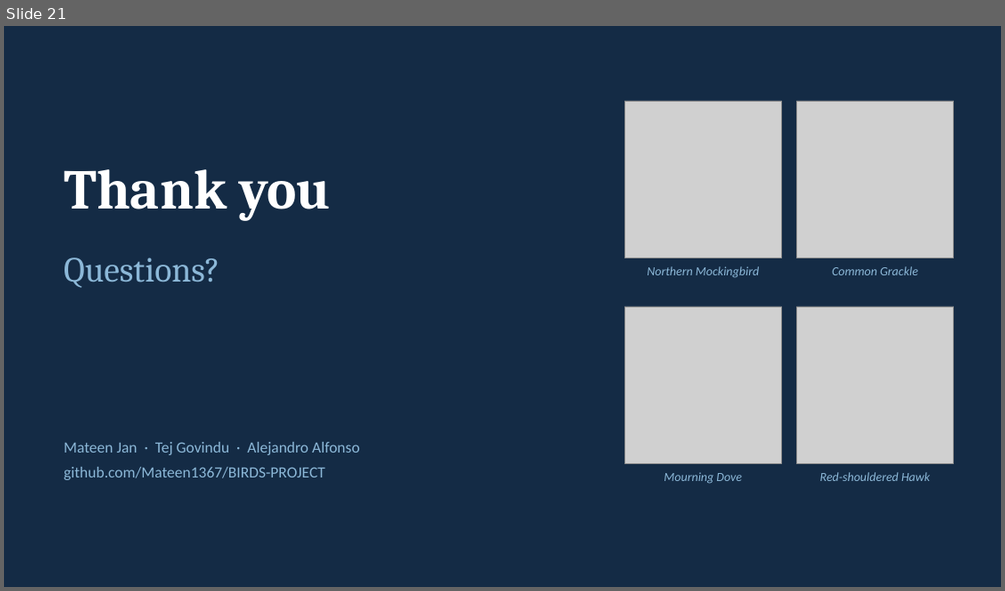
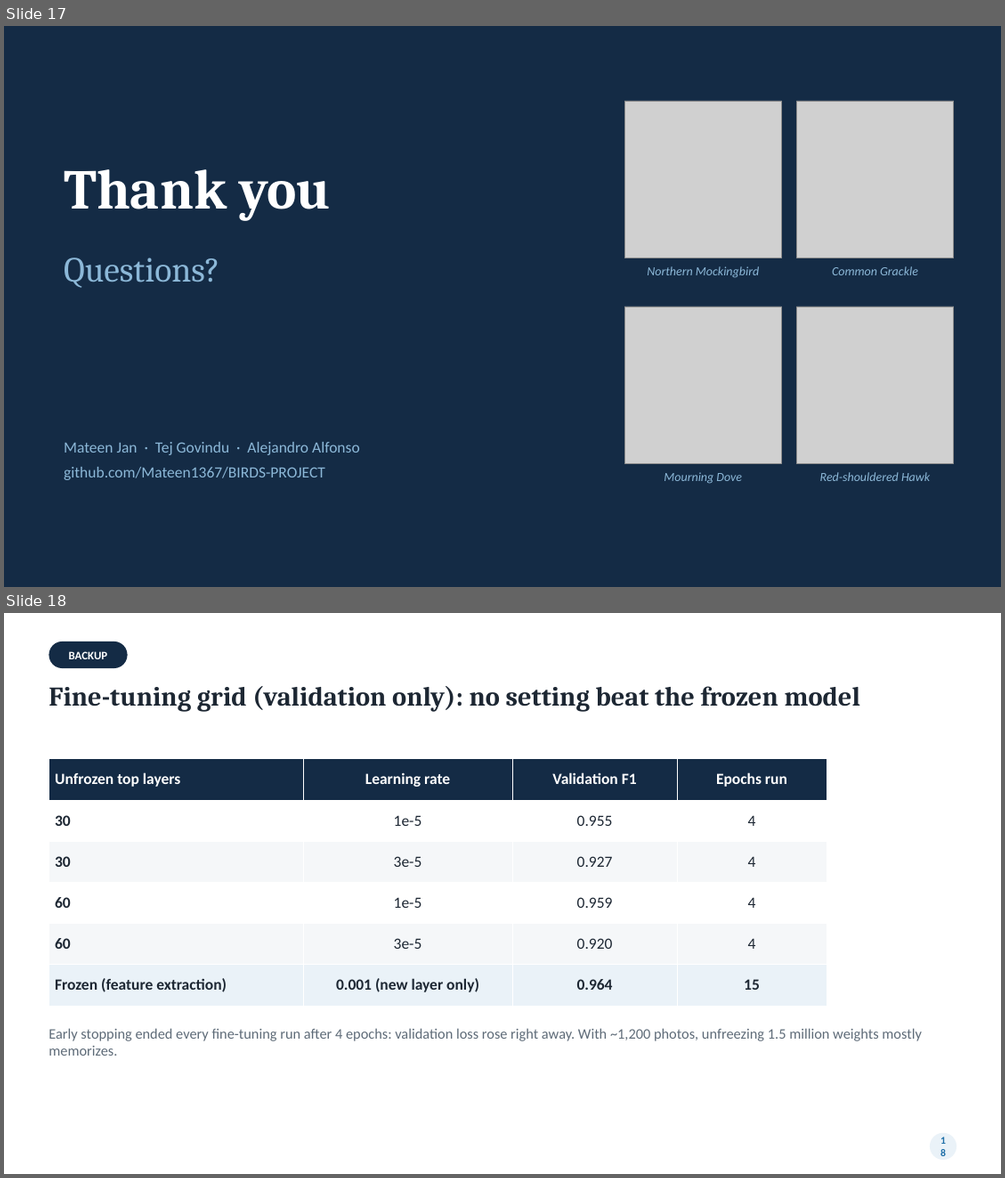
Before and after one commit to Mateen1367/BIRDS-PROJECT, a slide deck: reports/WhichTexasBird_Presentation.pptx. Shown one above the other, each under a label of ours: slide 21 before the commit, slides 17 and 18 after it. The pictures are 1005x591 and 1005x1178 pixels, drawn with LibreOffice and Linux fonts; fonts in the diff are those of the drawing; grey boxes stand for pictures. Boxes give left, top, right and bottom in pixels: in the first picture for what was removed or moved away, otherwise in the second. Text is boxed around its words. In the diff, an @@ line names an element or a change of style, - is before the commit and + after.

```diff
--- a/reports/WhichTexasBird_Presentation.pptx
+++ b/reports/WhichTexasBird_Presentation.pptx
@@ slide 18 added at (x1=4, y1=613, x2=1001, y2=1174), background #FFFFFF @@
@@ rounded rectangle added at (x1=48, y1=641, x2=128, y2=668), fill #142B45, 11 pt, text #FFFFFF, bold @@
+BACKUP
@@ text added at (x1=48, y1=686, x2=860, y2=711), 26 pt, text #1D2733, bold @@
+Fine-tuning grid (validation only): no setting beat the frozen model
@@ table added at (x1=48, y1=759, x2=826, y2=1005), 6 rows, 4 columns @@
+Unfrozen top layers | Learning rate | Validation F1 | Epochs run
+30 | 1e-5 | 0.955 | 4
+30 | 3e-5 | 0.927 | 4
+60 | 1e-5 | 0.959 | 4
+60 | 3e-5 | 0.920 | 4
+Frozen (feature extraction) | 0.001 (new layer only) | 0.964 | 15
@@ text added at (x1=48, y1=1028, x2=922, y2=1055), 14 pt, text #5E6B78 @@
+Early stopping ended every fine-tuning run after 4 epochs: validation loss rose right away. With ~1,200 photos, unfreezing 1.5 million weights mostly memorizes.
@@ ellipse added at (x1=930, y1=1133, x2=956, y2=1159), fill #EAF2F8, 10 pt, text #1F6FA8, bold @@
+18
@@ what was slide 21 is now slide 17 @@
```
Also in this commit, not shown: 4 slides changed, 13 other slides added, 18 slides removed, 16 other files.
